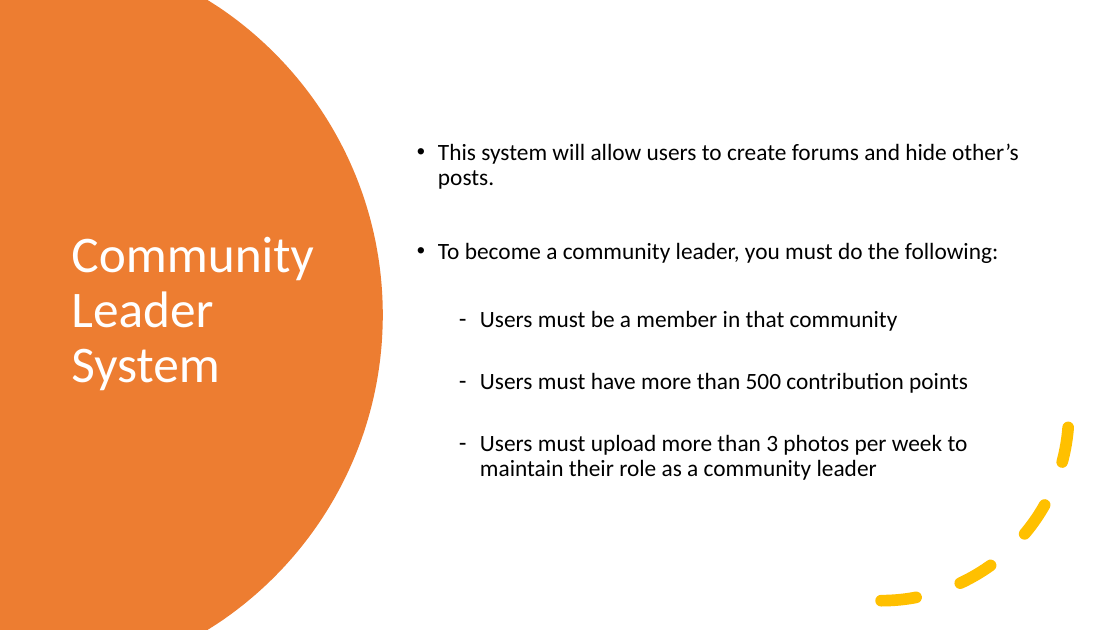
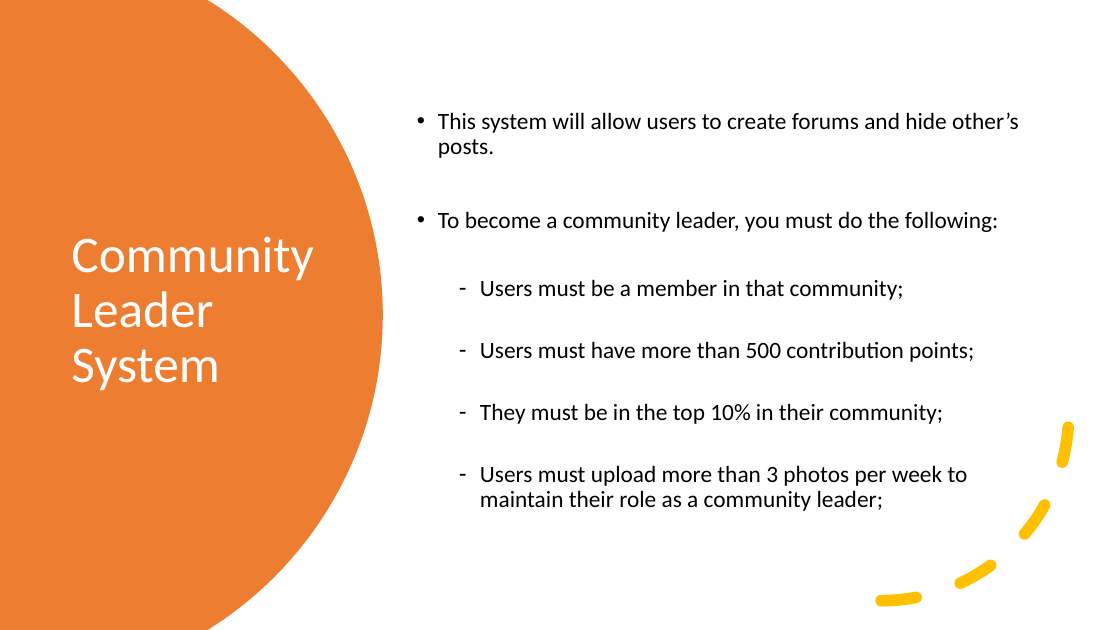
Before and after one commit to animaltrackapp/AnimalTrack, a slide deck: slide 10 of Document Files/Marketing PPT.pptx (slide 6 before the commit). Drawn at 1120x630 pixels with LibreOffice and Linux fonts; fonts in the diff are those of the drawing. Boxes give left, top, right and bottom in pixels: in the first picture for what was removed or moved away, otherwise in the second. Text is boxed around its words. In the diff, an @@ line names an element or a change of style, - is before the commit and + after.

```diff
--- a/Document Files/Marketing PPT.pptx
+++ b/Document Files/Marketing PPT.pptx
@@ text at (x1=480, y1=279, x2=974, y2=511): text changed @@
-  – Users must be a member in that community
-  – Users must have more than 500 contribution points
-  – Users must upload more than 3 photos per week to maintain their role as a community leader
+  – Users must be a member in that community;
+  – Users must have more than 500 contribution points;
+  – They must be in the top 10% in their community;
+  – Users must upload more than 3 photos per week to maintain their role as a community leader;
```
Also in this commit, not shown: 5 other slides changed, 4 slides added, 2 other files.
